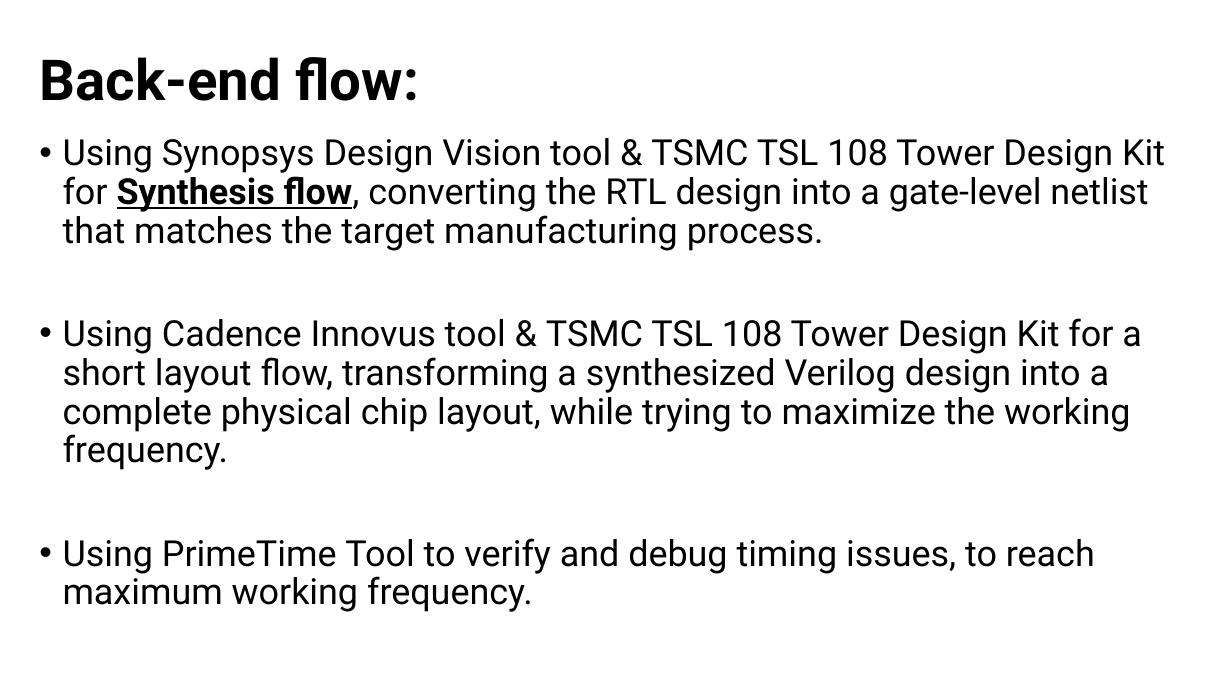
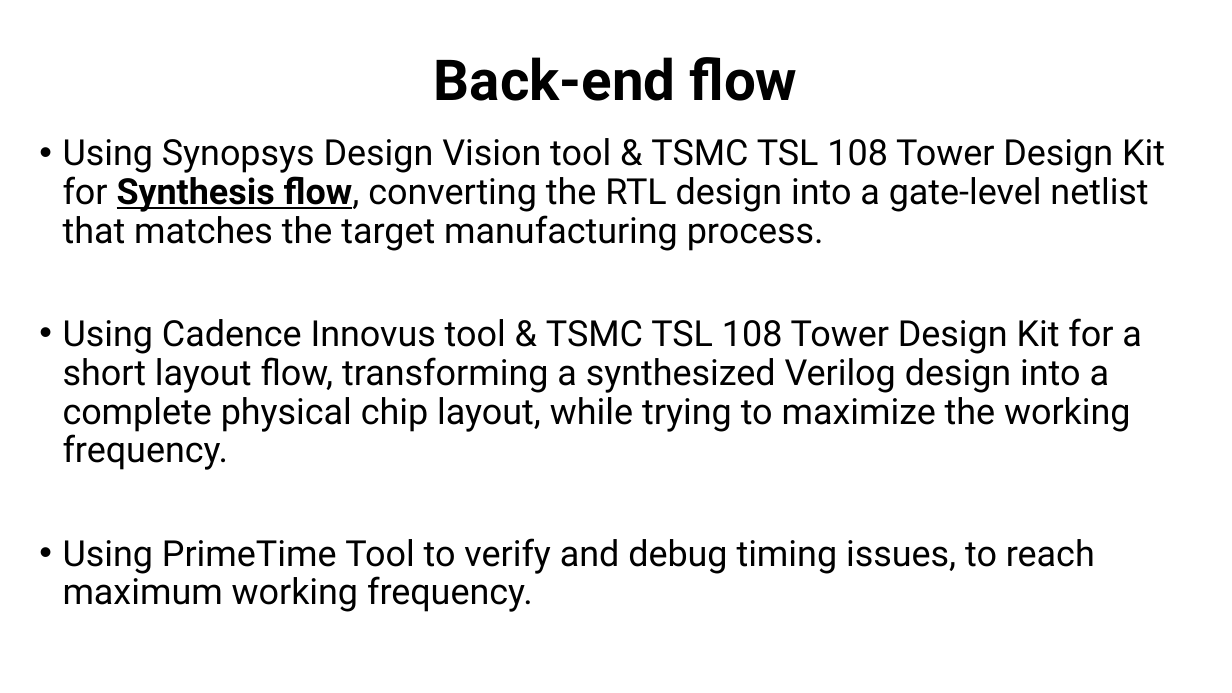
Before and after one commit to muhammad0bi/044169_project_B, a slide deck: slide 14 of Presintaions and Reports/Final presentaion VLSI project 7880.pptx. Drawn at 1232x693 pixels with LibreOffice and Linux fonts; fonts in the diff are those of the drawing. Boxes give left, top, right and bottom in pixels: in the first picture for what was removed or moved away, otherwise in the second. Text is boxed around its words. In the diff, an @@ line names an element or a change of style, - is before the commit and + after.

```diff
--- a/Presintaions and Reports/Final presentaion VLSI project 7880.pptx
+++ b/Presintaions and Reports/Final presentaion VLSI project 7880.pptx
@@ title at (434, 57, 798, 101): text changed @@
-Back-end flow:
+Back-end flow
```
Also in this commit, not shown: 23 other slides changed.
